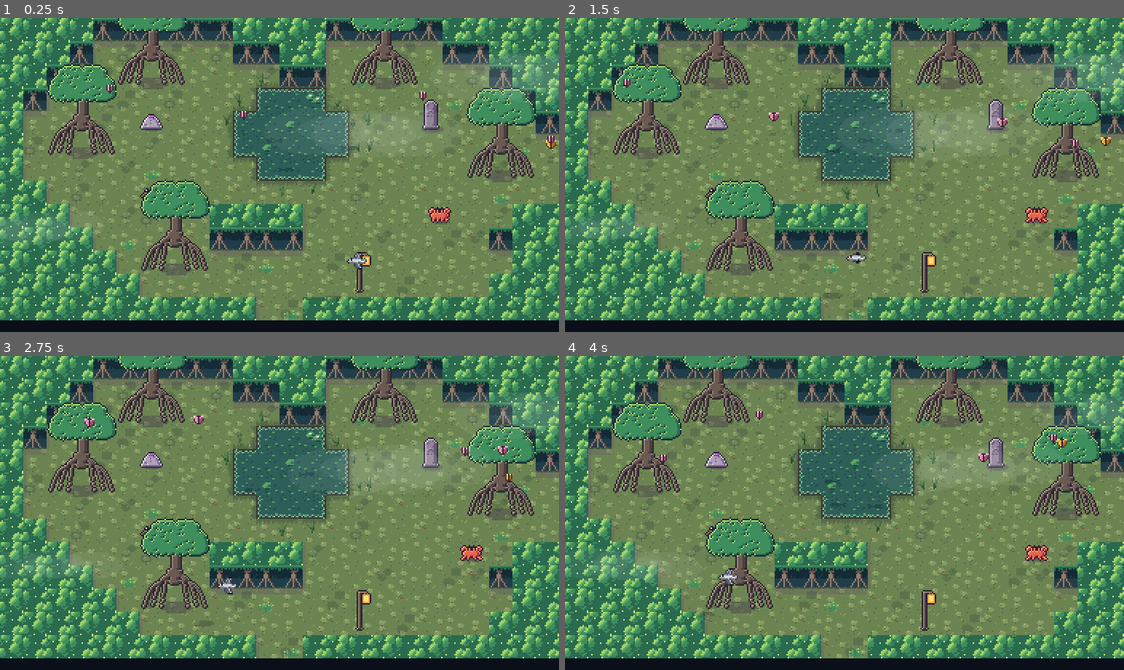
Above: before the commit, frames 1-4 (two rows, left to right).
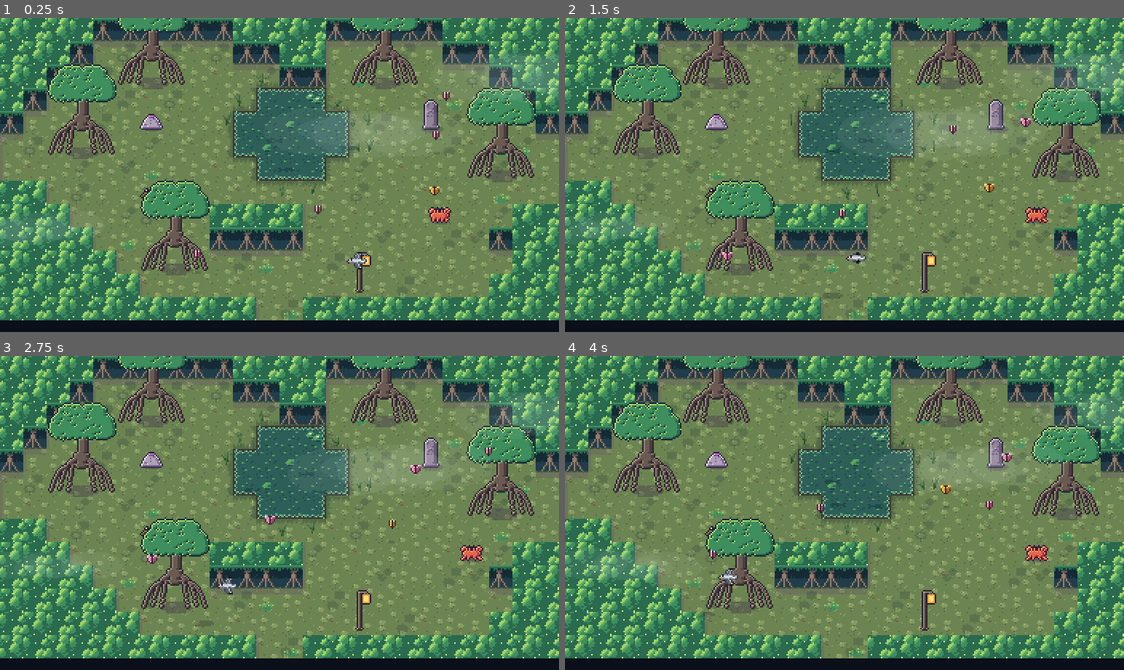
Above: after the commit, the same moments.

Repository: ashciraulo/Leviathan
Game: Godot game, scene res://rooms/room_3_-1.tscn
Same seed, same stepped clock (60 frames per second), same inputs: the game is played once before the commit and once after it. This scene is started directly instead of the project's main scene.
Inputs (mouse positions are in pixels of both pictures, inside the frame that each line leads up to):
- Up to frame 1 (0.25 s): no input
- Up to frame 2 (1.5 s): tap Enter (ui_accept) at 0.5, 0.77, 1.07 s; move the mouse to (967, 159) at 0.52 s; hold D (move_right) 0.53-1.25 s; hold J (attack) 0.53-1.25 s; click (967, 159) at 0.67 s; drag from (732, 190) to (715, 115) at 1.27 s
- Up to frame 3 (2.75 s): move the mouse to (335, 443) at 2.02 s; hold D (move_right) from 2.03 s (still down); hold K (interact) from 2.03 s (still down)
- Up to frame 4 (4 s): release D (move_right) at 2.75 s; release K (interact) at 2.75 s; drag from (816, 575) to (715, 459) at 2.77 s; move the mouse to (1012, 560) at 3.52 s; hold A (move_left) from 3.53 s (still down); hold I (item_2) from 3.53 s (still down); tap Enter (ui_accept) at 3.77 s

The runs differ from the first frame. In frame 1, 1.2% of the frame differs, in the area x 0-100%, y 21-77%; in frame 2, 1.3%; in frame 3, 1.3%, in the area x 0-92%, y 18-71%; in frame 4, 1.3%.

Commit message:
Regional caves: Rootbound Hollow off Brinewood, Sporecap Warren below the Gloamfen
Rootbound Hollow (2,-1), west of (3,-1): root-walled chambers, cracked
boulders between them and the chest. Sporecap Warren (6,2), south of
(6,1): bars shut behind Wren, Bogskippers and Sporecaps round fen pools,
the chest shows once they're down.

Co-Authored-By: Claude Opus 5.5 <noreply@anthropic.com>
Claude-Session: https://claude.ai/code/session_01UYEn5XZXkHTUvmfLbrhNvJ

Diff:
--- a/locale/strings.csv
+++ b/locale/strings.csv
@@ -559,6 +559,8 @@
 ROOM_SALTPAN_HOLLOW,Saltpan Hollow
 ROOM_CLINKER_VAULT,Clinker Vault
 ROOM_SAILWIND_GALLERY,Sailwind Gallery
+ROOM_ROOTBOUND_HOLLOW,Rootbound Hollow
+ROOM_SPORECAP_WARREN,Sporecap Warren
 ROOM_BLEACHED_STRAND,Bleached Strand
 ROOM_RIB_HOLLOW,Rib Hollow
 ROOM_SKULL_RISE,Skull Rise
--- /dev/null
+++ b/rooms/room_2_-1.tscn
@@ -0,0 +1,24 @@
+[gd_scene load_steps=2 format=3]
+
+[ext_resource type="Script" path="res://scripts/world/room.gd" id="1_room"]
+
+[node name="Room" type="Node2D"]
+script = ExtResource("1_room")
+name_key = "ROOM_ROOTBOUND_HOLLOW"
+biome = "brinewood"
+cave = true
+chest_item = "glint"
+chest_count = 150
+layout = "########################
+##......#######......###
+#...C...Y.....#........#
+#.......#.....#...o....#
+##.....##.....Y........#
+####Y####..o......c.....
+#.......#...............
+#..c....Y.......o......#
+#.......#..............#
+##.....###....s.....o..#
+###...####............##
+########################
+########################"
--- a/rooms/room_3_-1.tscn
+++ b/rooms/room_3_-1.tscn
@@ -11,8 +11,8 @@
 ###...M.....##..M....###
 ##.........~~~........##
 #.....s...~~~~~...T....#
-#..M......~~~~~.........
-#..........~~~.......M..
+...M......~~~~~.........
+...........~~~.......M..
 ##....m.................
 ###......####.....c...##
 ####.....####........###
--- a/rooms/room_6_1.tscn
+++ b/rooms/room_6_1.tscn
@@ -19,4 +19,4 @@
 ###....~~~~..........###
 ####...........~~~..####
 ######.......~~~~~######
-########################"
+########..##############"
--- /dev/null
+++ b/rooms/room_6_2.tscn
@@ -0,0 +1,26 @@
+[gd_scene load_steps=2 format=3]
+
+[ext_resource type="Script" path="res://scripts/world/room.gd" id="1_room"]
+
+[node name="Room" type="Node2D"]
+script = ExtResource("1_room")
+name_key = "ROOM_SPORECAP_WARREN"
+biome = "gloamfen"
+cave = true
+gate = "clear"
+chest_hidden = true
+chest_item = "glint"
+chest_count = 150
+layout = "########..##############
+########||##############
+######......############
+####..........~~~...####
+###....q.....~~~~~....##
+##..~~~.........~~..m.##
+##.~~~~....C.........###
+##..~~~..m.........q..##
+###.........~~~.......##
+####...m....~~~~....####
+######..............####
+#########.......########
+########################"
--- a/tests/screenshots.gd
+++ b/tests/screenshots.gd
@@ -91,6 +91,10 @@
 			Vector2i(8, -4): ["rcave_clinker_vault", Vector2i(11, 10)],
 			Vector2i(6, -4): ["rcave_sailwind_way_in", Vector2i(12, 10)],
 			Vector2i(6, -3): ["rcave_sailwind_gallery", Vector2i(3, 7)],
+			Vector2i(3, -1): ["rcave_rootbound_way_in", Vector2i(2, 6)],
+			Vector2i(2, -1): ["rcave_rootbound_hollow", Vector2i(21, 6)],
+			Vector2i(6, 1): ["rcave_warren_way_in", Vector2i(8, 10)],
+			Vector2i(6, 2): ["rcave_sporecap_warren", Vector2i(8, 2)],
 		})
 		SaveManager.delete_save()
 		SaveManager.restore_aside(TEST_SLOT, "testbackup")
--- a/tests/smoke_test.gd
+++ b/tests/smoke_test.gd
@@ -4307,7 +4307,7 @@
 	await _wait(0.1)
 	_check(hold.get_node_or_null("Tide") != null and hold.chest_item == "glint", "Wreckers' Hold is tidal, with a glint chest")
 	hold.queue_free()
-	for coord: Vector2i in [Vector2i(0, 1), Vector2i(2, -4), Vector2i(1, -4), Vector2i(2, 4), Vector2i(3, 4), Vector2i(9, 2), Vector2i(8, -4)]:
+	for coord: Vector2i in [Vector2i(0, 1), Vector2i(2, -4), Vector2i(1, -4), Vector2i(2, 4), Vector2i(3, 4), Vector2i(9, 2), Vector2i(8, -4), Vector2i(2, -1), Vector2i(6, 2)]:
 		var probe: Room = (load("res://rooms/room_%d_%d.tscn" % [coord.x, coord.y]) as PackedScene).instantiate()
 		_check(probe.cave, "%s is a cave" % coord)
 		probe.free()
@@ -4361,6 +4361,25 @@
 	await _wait(2.5)
 	_check(GameState.bubbles == before - 1, "off the stream, the glide falls short into the sky")
 	game.queue_free()
+	await _wait(0.1)
+	# Rootbound Hollow: the chest is walled in by cracked boulders.
+	GameState.reset_new_game()
+	var hollow: Room = (load("res://rooms/room_2_-1.tscn") as PackedScene).instantiate()
+	rows = Room.parse_layout(hollow.layout)
+	_check(hollow.cave and rows[2][4] == "C" and rows[2][8] == "Y" and rows[5][4] == "Y" and rows[5][23] == ".", "Rootbound Hollow keeps its chest behind cracked boulders, off Brinewood's west edge")
+	hollow.free()
+	# The Sporecap Warren: shut in with the fen's foes, the chest shows once they're down.
+	var warren: Room = (load("res://rooms/room_6_2.tscn") as PackedScene).instantiate()
+	add_child(warren)
+	await _wait(0.2)
+	var hidden: Chest = _child_of(warren, Chest)[0]
+	_check(warren.gate == "clear" and Room.parse_layout(warren.layout)[1].count("|") == 2 and not hidden.visible and _child_of(warren, Enemy).size() >= 5, "the Sporecap Warren hides its chest behind a fight")
+	for enemy in _child_of(warren, Enemy):
+		enemy.queue_free()
+	warren.get_node("Puzzle").set("_shut_in", true)
+	await _wait(0.3)
+	_check(hidden.visible, "with the warren cleared its chest appears")
+	warren.queue_free()
 	await _wait(0.1)
 
 
